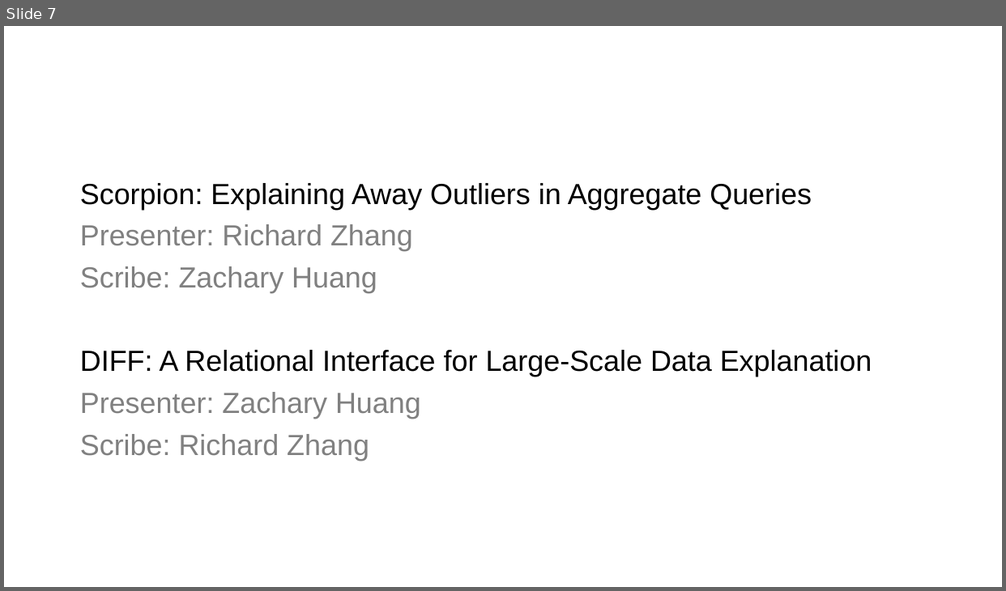
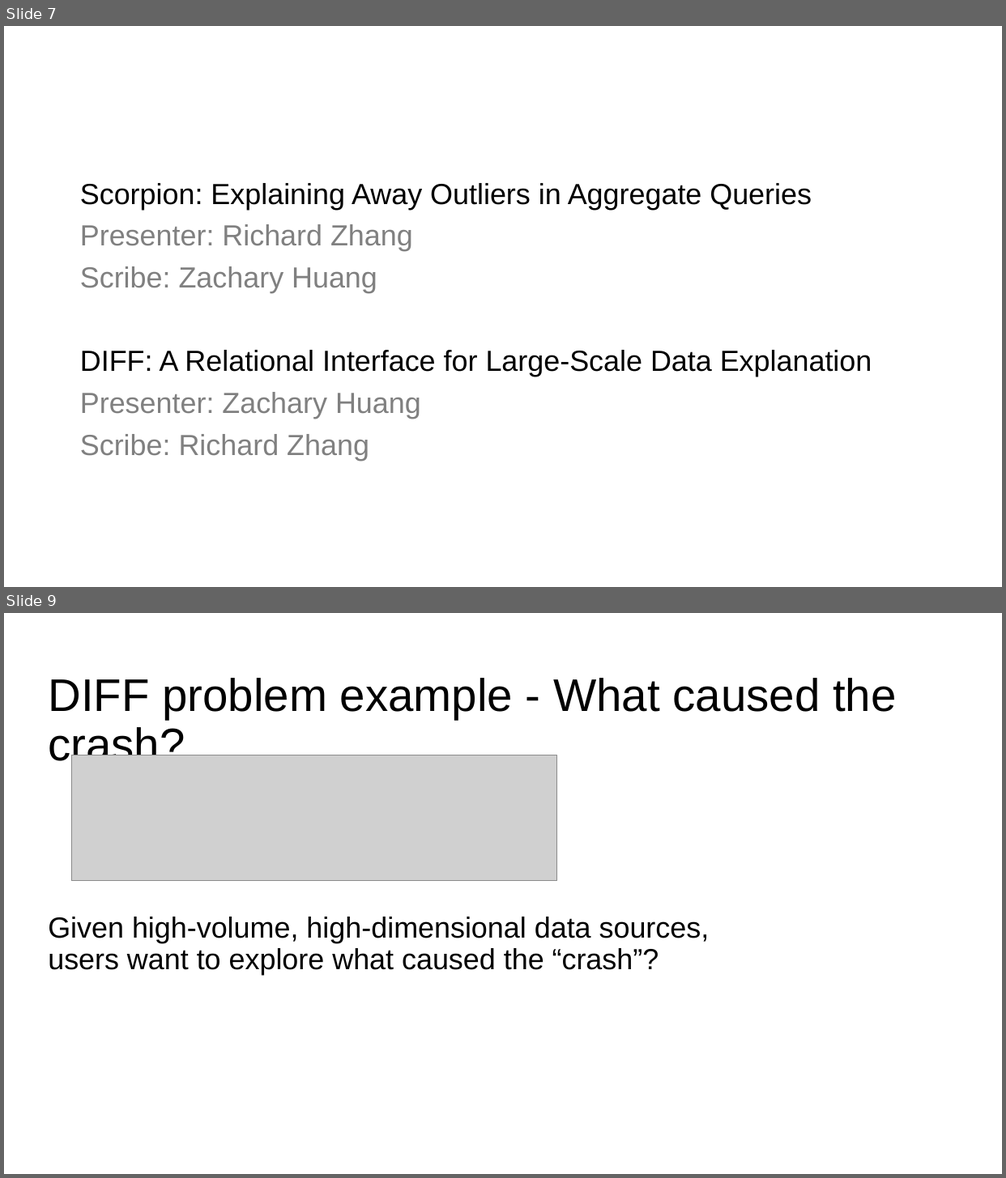
Before and after one commit to columbiaviz/columbiaviz.github.io, a slide deck: 2020s_w6998/lecs/14_explanation.pptx. Shown one above the other, each under a label of ours: slide 7 before the commit, slides 7 and 9 after it; the slides between them are not shown. The pictures are 1006x591 and 1006x1178 pixels, drawn with LibreOffice and Linux fonts; fonts in the diff are those of the drawing; grey boxes stand for pictures. Boxes give left, top, right and bottom in pixels: in the first picture for what was removed or moved away, otherwise in the second. Text is boxed around its words. In the diff, an @@ line names an element or a change of style, - is before the commit and + after.

```diff
--- a/2020s_w6998/lecs/14_explanation.pptx
+++ b/2020s_w6998/lecs/14_explanation.pptx
@@ slide 9 added at (x1=4, y1=613, x2=1002, y2=1174), background #FFFFFF @@
@@ title added at (x1=48, y1=678, x2=896, y2=769), 44 pt, text #000000 @@
+DIFF problem example - What caused the crash?
@@ picture added at (x1=71, y1=756, x2=557, y2=881) @@
@@ text added at (x1=48, y1=917, x2=710, y2=975), 28 pt, text #000000 @@
+Given high-volume, high-dimensional data sources,
+users want to explore what caused the “crash”?
```
Also in this commit, not shown: 38 other slides added, 1 other file.
